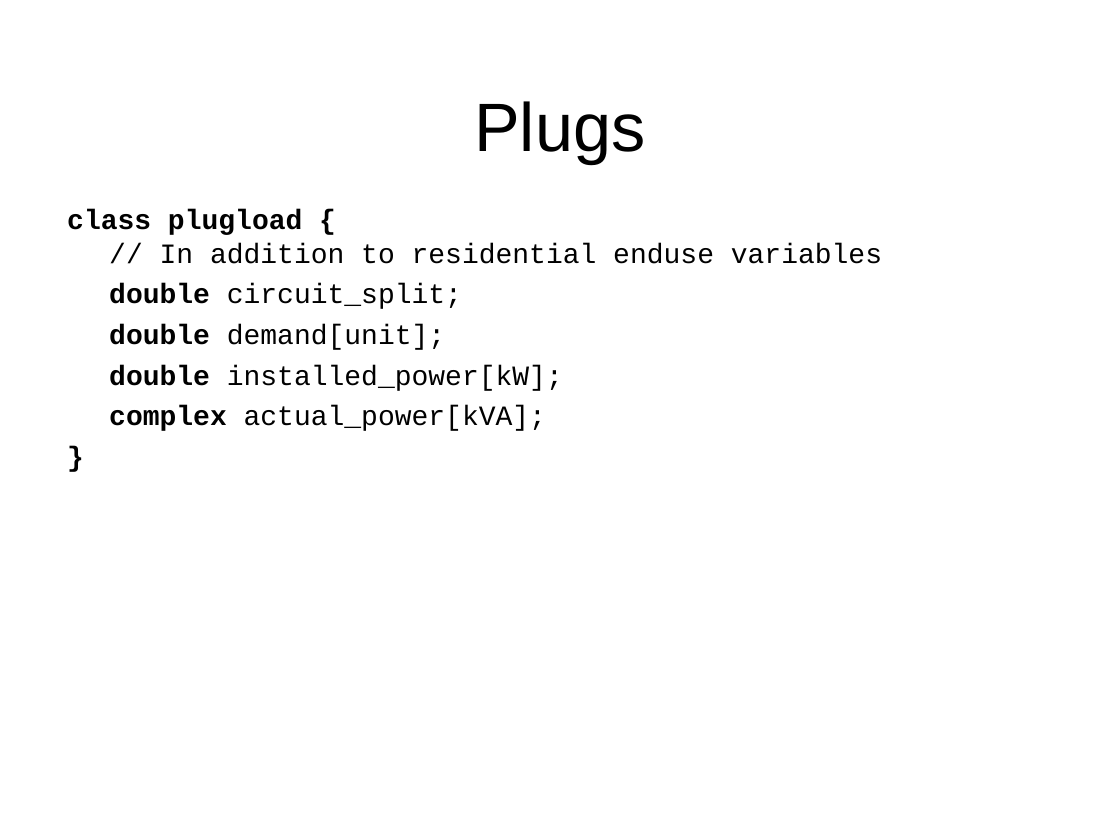
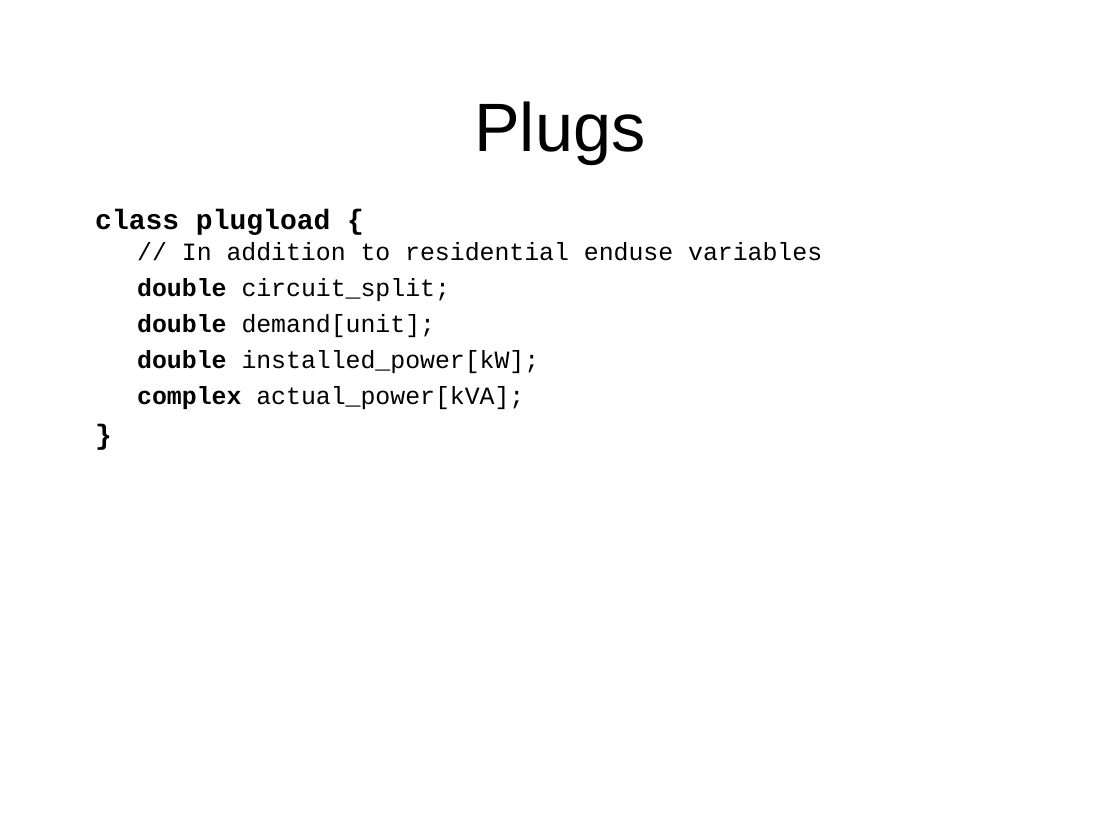
Before and after one commit to gridlab-d/course, a slide deck: slide 38 of ThreeDayCourse_v22/Day2/3.2 - Residential.ppt. Drawn at 1120x840 pixels with LibreOffice and Linux fonts; fonts in the diff are those of the drawing; background and template pictures are left out. Boxes give left, top, right and bottom in pixels: in the first picture for what was removed or moved away, otherwise in the second. Text is boxed around its words. In the diff, an @@ line names an element or a change of style, - is before the commit and + after.

Commit message:
Made some formatting changes to maintain consistency throughout the presentation

```diff
--- a/ThreeDayCourse_v22/Day2/3.2 - Residential.ppt
+++ b/ThreeDayCourse_v22/Day2/3.2 - Residential.ppt
@@ text "class plugload { // In ..." moved from (x1=67, y1=209, x2=882, y2=431) to (x1=95, y1=209, x2=822, y2=409) @@
@@ text at (x1=95, y1=209, x2=822, y2=409): size 18 to 16 pt in "// In addition to residential enduse variables", "double circuit_split;", "double demand[unit];", "double installed_power[kW];" and 1 more places @@
```
Also in this commit, not shown: 22 other slides changed.
